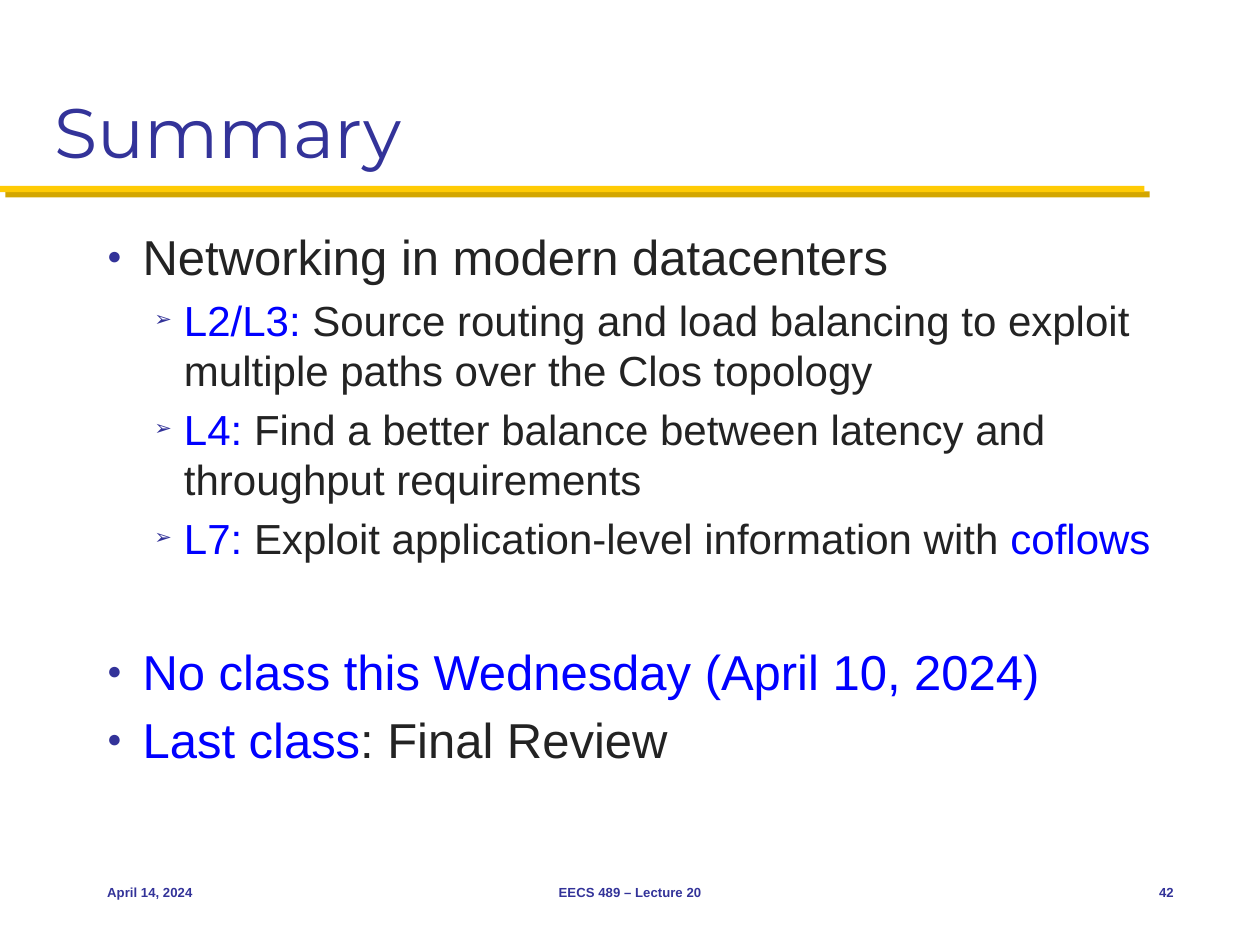
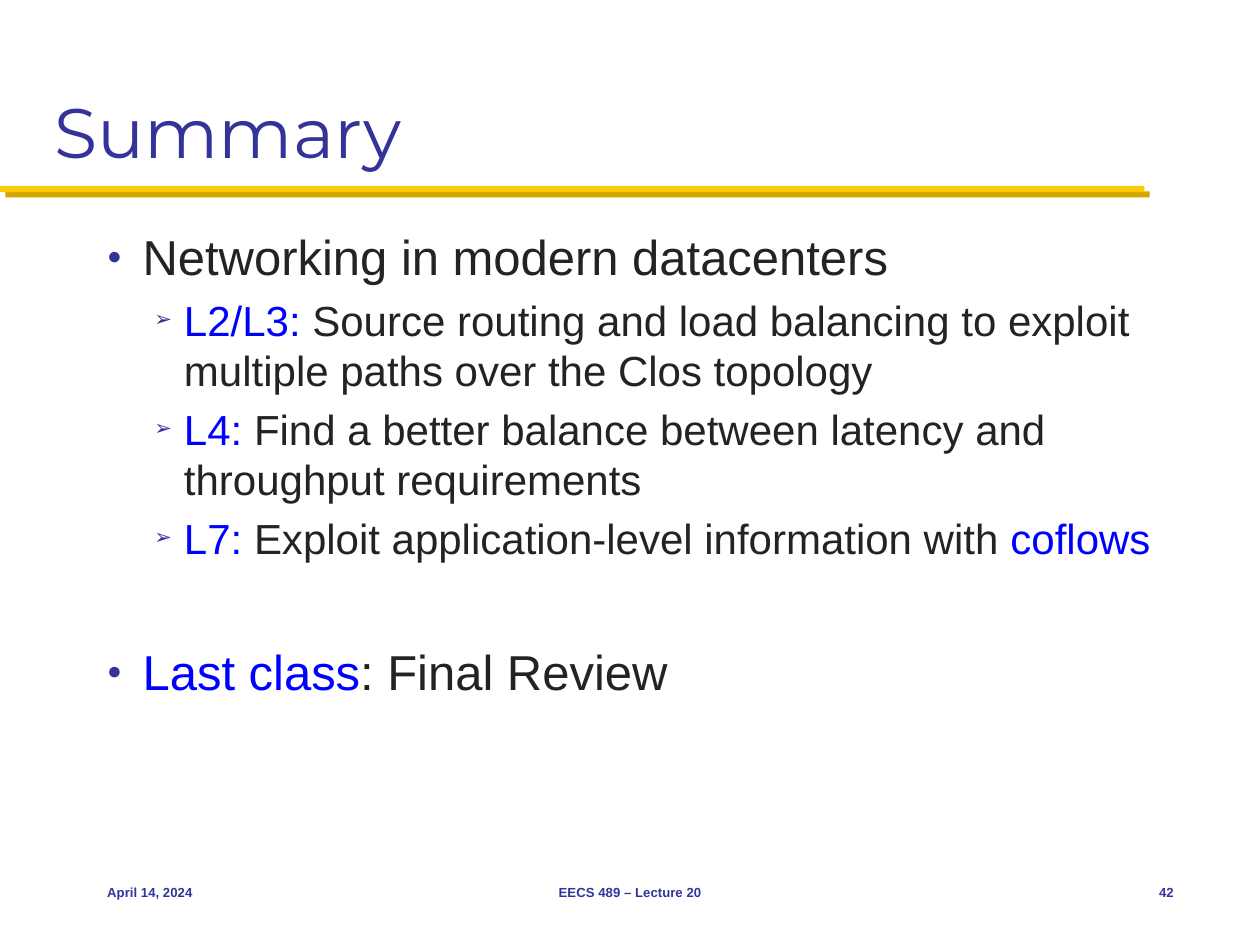
Before and after one commit to mosharaf/eecs489, a slide deck: slide 42 of Slides/041425.pptx. Drawn at 1260x945 pixels with LibreOffice and Linux fonts; fonts in the diff are those of the drawing. Boxes give left, top, right and bottom in pixels: in the first picture for what was removed or moved away, otherwise in the second. Text is boxed around its words. In the diff, an @@ line names an element or a change of style, - is before the commit and + after.

```diff
--- a/Slides/041425.pptx
+++ b/Slides/041425.pptx
@@ text at (x1=143, y1=654, x2=1039, y2=700): paragraph removed @@
-● No class this Wednesday (April 10, 2024)
```
Also in this commit, not shown: 1 other file.
